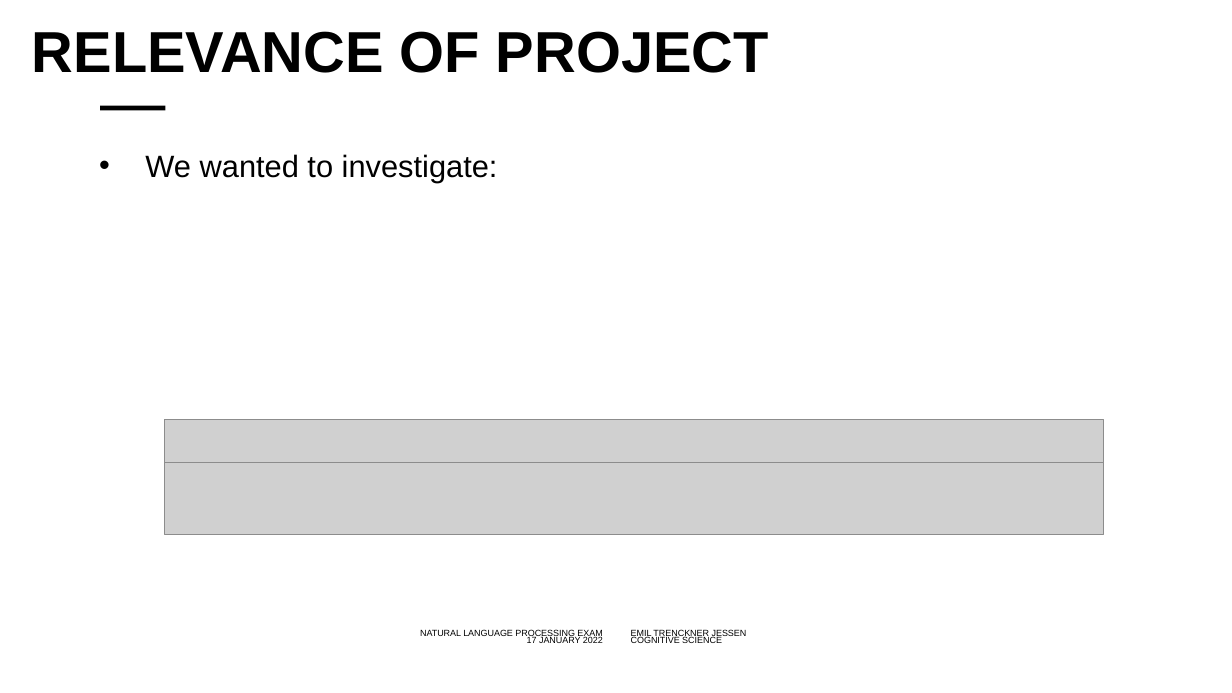
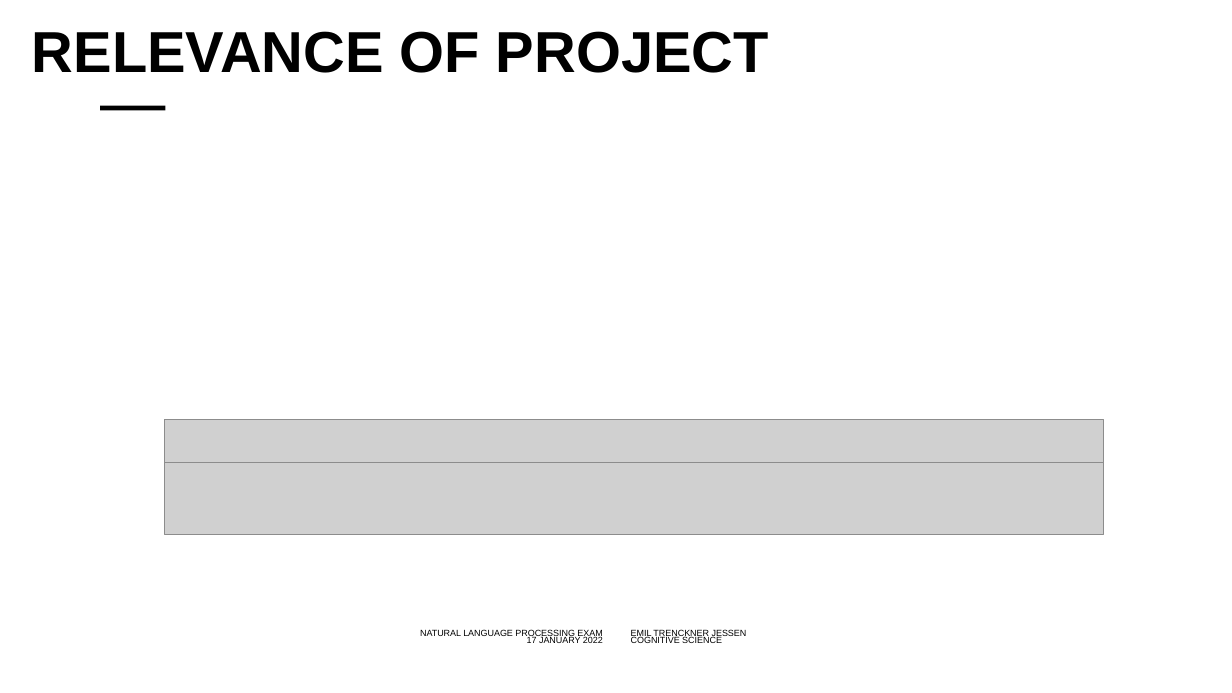
Before and after one commit to emiltj/NLP_oral_backup, a slide deck: slide 7 of Oral presentation/NLP.pptx. Drawn at 1232x693 pixels with LibreOffice and Linux fonts; fonts in the diff are those of the drawing; grey boxes stand for pictures; background and template pictures are left out. Boxes give left, top, right and bottom in pixels: in the first picture for what was removed or moved away, otherwise in the second. Text is boxed around its words. In the diff, an @@ line names an element or a change of style, - is before the commit and + after.

```diff
--- a/Oral presentation/NLP.pptx
+++ b/Oral presentation/NLP.pptx
@@ text removed at <box>145,154,498,183</box> @@
-• We wanted to investigate:
```
Also in this commit, not shown: 16 other slides changed, 1 slide added, 1 other file.
